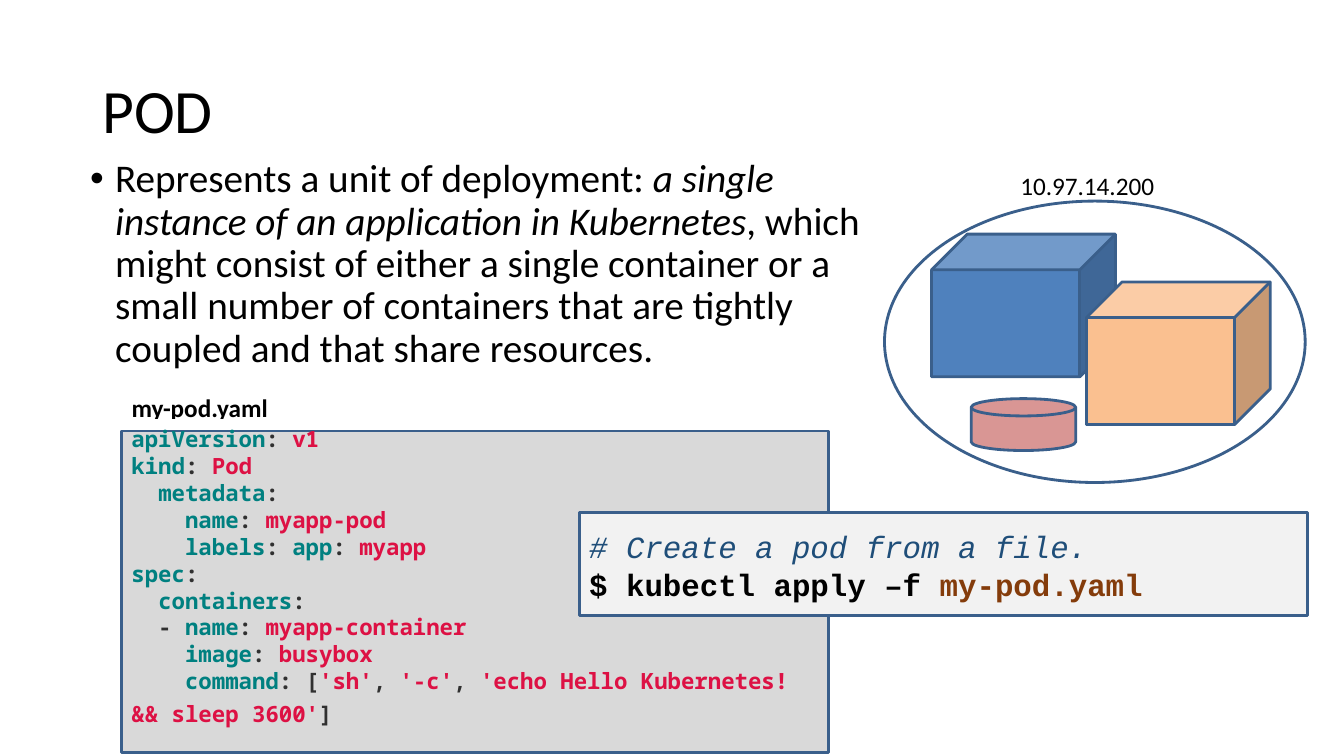
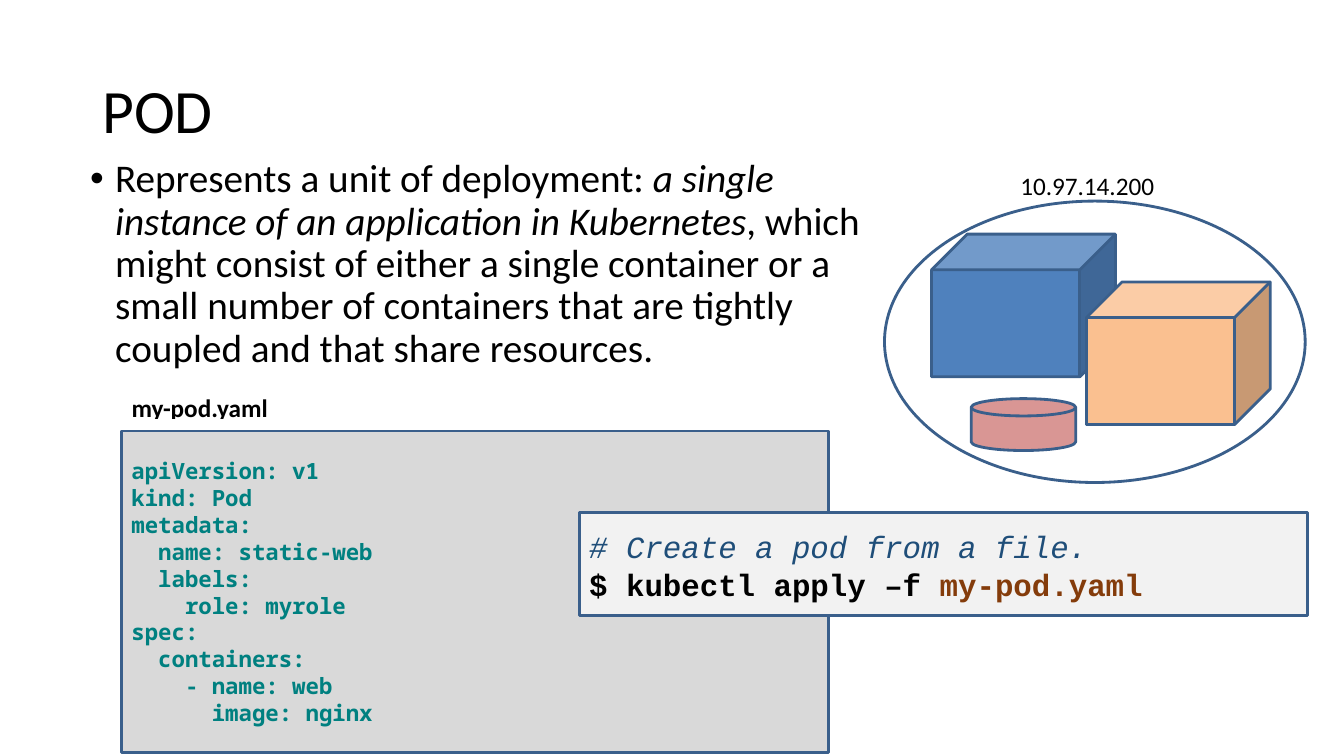
Before and after one commit to eylonmalin/k8s-training, a slide deck: slide 19 of day-2/Using Kubernetes Day 2.pptx. Drawn at 1344x756 pixels with LibreOffice and Linux fonts; fonts in the diff are those of the drawing. Boxes give left, top, right and bottom in pixels: in the first picture for what was removed or moved away, otherwise in the second. Text is boxed around its words. In the diff, an @@ line names an element or a change of style, - is before the commit and + after.

```diff
--- a/day-2/Using Kubernetes Day 2.pptx
+++ b/day-2/Using Kubernetes Day 2.pptx
@@ text in rectangle at (131, 461, 319, 668): text colour #303030 to #008080 in "apiVersion:", "kind:", "metadata:", "spec:" and 1 more places; text colour #DD1144 to #008080 in "v1", "Pod" @@
@@ text in rectangle at (158, 542, 373, 619): text changed; text colour #DD1144 to #008080 @@
-name: myapp-pod
-labels: app: myapp
+name: static-web
+labels:
+role: myrole
@@ text in rectangle at (212, 677, 373, 727): text changed; text colour #DD1144 to #008080 @@
-- name: myapp-container
-image: busybox
-command: ['sh', '-c', 'echo Hello Kubernetes! && sleep 3600']
+- name: web
+image: nginx
```
Also in this commit, not shown: 14 other slides changed, 1 slide added.
